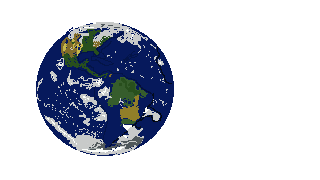
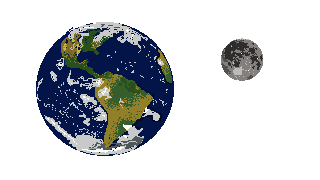
Layer changes from the first 320x180 image to the second:
added layer "Pasted Layer #2" above "Layer #1" over left=221, top=38, right=263, bottom=81
painted on "Layer #1" over left=115, top=111, right=142, bottom=139
added layer "Layer #4" above "Layer copy" over left=63, top=43, right=152, bottom=144
painted on "Layer copy" over left=62, top=42, right=171, bottom=76
painted on "Layer #2" over left=66, top=49, right=172, bottom=148
added layer "Layer #3" above "Layer" over left=66, top=53, right=113, bottom=80
painted on "Layer" over left=36, top=23, right=174, bottom=156
